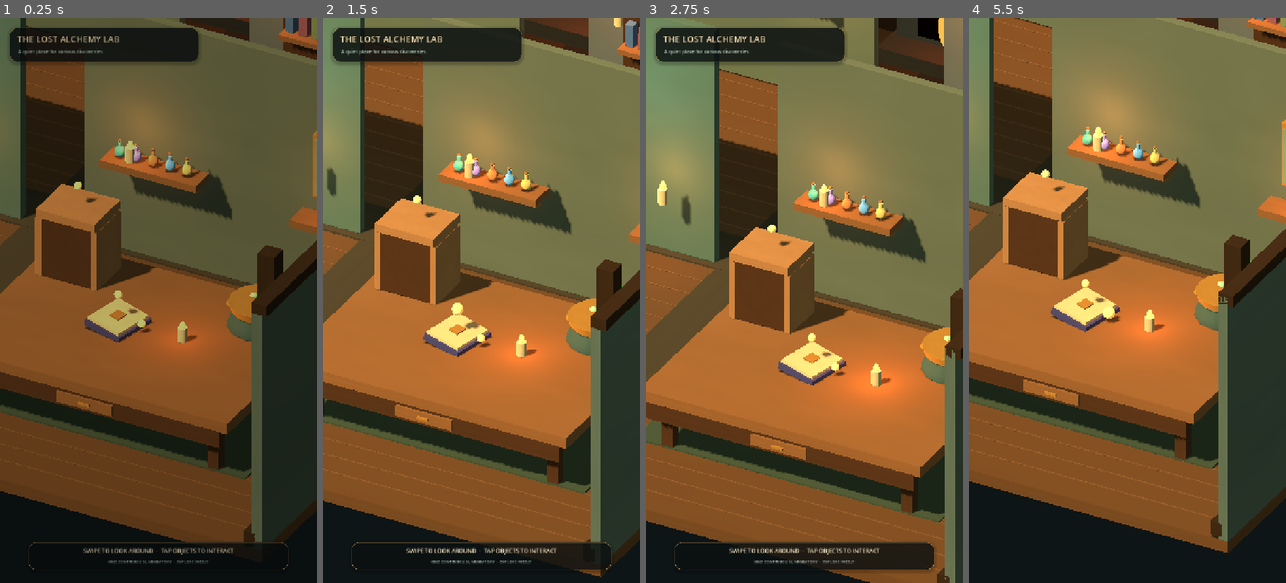
Above: before the commit, frames 1-4 (left to right).
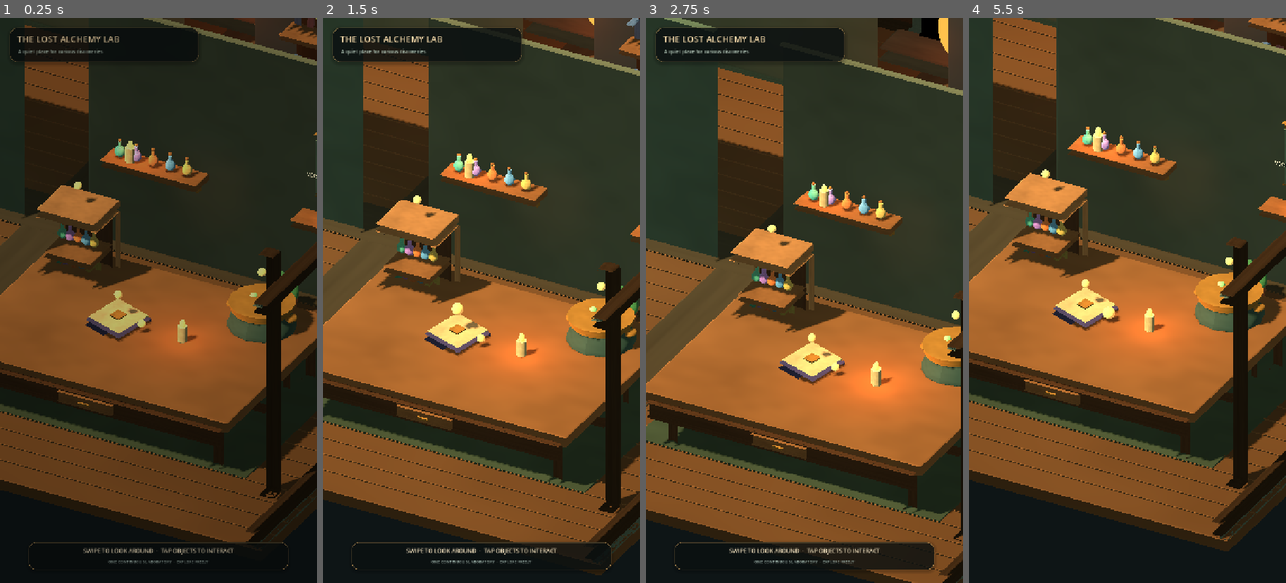
Above: after the commit, the same moments.

Repository: Kryodo/spell-sort-game
Game: Godot game, scene res://scenes/lab_room_prototype.tscn
Same seed, same stepped clock (60 frames per second), same inputs: the game is played once before the commit and once after it.
Inputs (mouse positions are in pixels of both pictures, inside the frame that each line leads up to):
- Up to frame 1 (0.25 s): no input
- Up to frame 2 (1.5 s): move the mouse to (551, 272) at 0.52 s; click (551, 272) at 0.67 s; drag from (418, 328) to (465, 413) at 1.27 s
- Up to frame 3 (2.75 s): tap Enter at 2 s; move the mouse to (836, 176) at 2.02 s; click (836, 176) at 2.17 s
- Up to frame 4 (5.5 s): tap Space at 2.75 s; drag from (1111, 413) to (1032, 215) at 2.77 s; tap Enter at 3.5 s; move the mouse to (1222, 385) at 3.52 s; click (1222, 385) at 3.67 s; click "BEGIN EXPERIMENT" at 4.25 s; click "BACK TO LAB" at 5 s

The runs differ from the first frame. In frame 1, 40% of the frame differs, in the area x 0-100%, y 0-93%; in frame 2, 42%; in frame 3, 43%; in frame 4, 43%, in the area x 0-100%, y 0-95%.

Commit message:
Ground hub props and label Verdant chapter board

Diff:
--- a/scripts/lab_room_prototype.gd
+++ b/scripts/lab_room_prototype.gd
@@ -211,9 +211,39 @@
 	for index in range(4):
 		_add_box("MapRoute_%d" % index, Vector3(0.055, 0.55 - 0.07 * float(index), 0.025), Vector3(1.58 + float(index) * 0.16, 2.93 + 0.10 * sin(float(index)), -2.275), _mat(Color(0.83, 0.69, 0.39)))
 
+	# The map used to be an unlabelled green panel. Add actual readable chapter text
+	# on its front face so the Verdant destination is visible at the hub camera scale.
+	var chapter_tag := Label3D.new()
+	chapter_tag.name = "VerdantChapterTag"
+	chapter_tag.text = "CHAPTER 01"
+	chapter_tag.font_size = 24
+	chapter_tag.pixel_size = 0.0025
+	chapter_tag.horizontal_alignment = HORIZONTAL_ALIGNMENT_CENTER
+	chapter_tag.vertical_alignment = VERTICAL_ALIGNMENT_CENTER
+	chapter_tag.modulate = Color(0.91, 0.78, 0.52)
+	chapter_tag.outline_size = 7
+	chapter_tag.outline_modulate = Color(0.12, 0.16, 0.13)
+	chapter_tag.no_depth_test = true
+	chapter_tag.position = Vector3(1.83, 3.30, -2.23)
+	_spawn_parent.add_child(chapter_tag)
+
+	var chapter_title := Label3D.new()
+	chapter_title.name = "VerdantChapterTitle"
+	chapter_title.text = "VERDANT\\nHOLLOW"
+	chapter_title.font_size = 46
+	chapter_title.pixel_size = 0.0025
+	chapter_title.horizontal_alignment = HORIZONTAL_ALIGNMENT_CENTER
+	chapter_title.vertical_alignment = VERTICAL_ALIGNMENT_CENTER
+	chapter_title.modulate = Color(0.94, 0.90, 0.73)
+	chapter_title.outline_size = 8
+	chapter_title.outline_modulate = Color(0.10, 0.14, 0.11)
+	chapter_title.no_depth_test = true
+	chapter_title.position = Vector3(1.83, 2.83, -2.23)
+	_spawn_parent.add_child(chapter_title)
+
 	# Candles add a little warm life without relying on textures.
 	_add_candle(Vector3(-2.18, 2.38, -2.00))
-	_add_candle(Vector3(0.78, 1.35, 1.55))
+	_add_candle(Vector3(0.78, 1.38, 1.55))
 	_add_candle(Vector3(2.16, 2.22, -2.02))
 
 	# Simple plant silhouettes near the window.
@@ -297,8 +327,9 @@
 		var crate_x := -0.72 + float(crate_index) * 0.72
 		_add_box("IngredientCrate_%d" % crate_index, Vector3(0.54, 0.48, 0.52), Vector3(crate_x, 1.40, 1.50), _mat(Color(0.39, 0.29, 0.18)))
 		_add_box("IngredientCrateBand_%d" % crate_index, Vector3(0.56, 0.07, 0.055), Vector3(crate_x, 1.43, 1.77), brass)
-	_add_candle(Vector3(-2.35, 2.38, -2.00))
-	_add_candle(Vector3(2.32, 2.38, -2.00))
+	# Candles sit on the upper storage shelves, with their bases aligned to the shelf tops.
+	_add_candle(Vector3(-1.65, 3.875, -2.06))
+	_add_candle(Vector3(1.45, 3.875, -2.06))
 
 
 func _build_archive_area() -> void:
@@ -326,7 +357,8 @@
 	_add_cylinder("ArchiveCrystalBase", 0.35, 0.27, 0.22, Vector3(0.70, 1.20, 1.48), brass)
 	var archive_crystal := _add_sphere("ArchiveCrystal", 0.34, Vector3(0.70, 1.58, 1.48), _mat(Color(0.38, 0.78, 0.76), 0.0, 1.1))
 	archive_crystal.scale = Vector3(0.70, 1.35, 0.70)
-	_add_candle(Vector3(-2.40, 2.30, -2.02))
+	# The archive candle rests on the front desk, not in mid-air beside the bookcases.
+	_add_candle(Vector3(-0.95, 1.29, 1.52))
 
 
 func _build_restoration_area() -> void:
@@ -351,7 +383,8 @@
 			var leaf := _add_sphere("HerbLeaf_%d_%d" % [plant_index, leaf_index], 0.21, Vector3(plant_x + cos(angle) * 0.18, 0.62 + 0.08 * float(leaf_index % 2), plant_z + sin(angle) * 0.18), leaf_green if leaf_index % 2 == 0 else leaf_light)
 			leaf.scale = Vector3(0.44, 1.28, 0.36)
 	_add_box("RestorationCrate", Vector3(0.82, 0.70, 0.74), Vector3(2.18, 0.38, 1.30), wood)
-	_add_candle(Vector3(2.52, 1.45, -2.08))
+	# The restoration candle is placed on the crate top.
+	_add_candle(Vector3(2.18, 0.88, 1.30))
 
 
 func _build_main_interactables() -> void:
@@ -507,12 +540,97 @@
 	_flame_lights.append(light)
 
 
+
+func _bevel_samples(half_extent: float, bevel: float) -> PackedFloat32Array:
+	return PackedFloat32Array([
+		-half_extent,
+		-half_extent + bevel,
+		0.0,
+		half_extent - bevel,
+		half_extent
+	])
+
+
+func _rounded_box_mesh(dimensions: Vector3) -> ArrayMesh:
+	var half := dimensions * 0.5
+	var bevel := minf(minf(half.x, minf(half.y, half.z)) * 0.42, 0.14)
+	bevel = maxf(bevel, 0.001)
+	var inner := Vector3(half.x - bevel, half.y - bevel, half.z - bevel)
+
+	# Six subdivided faces share the same rounded edge profile. The extra
+	# boundary samples create broad, soft bevels rather than sharp box corners.
+	var face_centers: Array[Vector3] = [
+		Vector3(half.x, 0.0, 0.0),
+		Vector3(-half.x, 0.0, 0.0),
+		Vector3(0.0, half.y, 0.0),
+		Vector3(0.0, -half.y, 0.0),
+		Vector3(0.0, 0.0, half.z),
+		Vector3(0.0, 0.0, -half.z)
+	]
+	var u_axes: Array[Vector3] = [
+		Vector3.UP, Vector3.FORWARD,
+		Vector3.FORWARD, Vector3.RIGHT,
+		Vector3.RIGHT, Vector3.UP
+	]
+	var v_axes: Array[Vector3] = [
+		Vector3.BACK, Vector3.UP,
+		Vector3.RIGHT, Vector3.BACK,
+		Vector3.UP, Vector3.RIGHT
+	]
+	var u_halves: Array[float] = [half.y, half.z, half.z, half.x, half.x, half.y]
+	var v_halves: Array[float] = [half.z, half.y, half.x, half.z, half.y, half.x]
+
+	var vertices := PackedVector3Array()
+	var normals := PackedVector3Array()
+	var uvs := PackedVector2Array()
+	var indices := PackedInt32Array()
+
+	for face_index in range(6):
+		var u_samples := _bevel_samples(u_halves[face_index], bevel)
+		var v_samples := _bevel_samples(v_halves[face_index], bevel)
+		var face_start := vertices.size()
+
+		for v_index in range(5):
+			for u_index in range(5):
+				var point: Vector3 = face_centers[face_index] + u_axes[face_index] * u_samples[u_index] + v_axes[face_index] * v_samples[v_index]
+				var inner_point := Vector3(
+					clampf(point.x, -inner.x, inner.x),
+					clampf(point.y, -inner.y, inner.y),
+					clampf(point.z, -inner.z, inner.z)
+				)
+				var normal := (point - inner_point).normalized()
+				vertices.append(inner_point + normal * bevel)
+				normals.append(normal)
+				uvs.append(Vector2(float(u_index) / 4.0, float(v_index) / 4.0))
+
+		for v_index in range(4):
+			for u_index in range(4):
+				var a := face_start + v_index * 5 + u_index
+				var b := a + 1
+				var d := a + 5
+				var c := d + 1
+				indices.append(a)
+				indices.append(b)
+				indices.append(c)
+				indices.append(a)
+				indices.append(c)
+				indices.append(d)
+
+	var arrays: Array = []
+	arrays.resize(Mesh.ARRAY_MAX)
+	arrays[Mesh.ARRAY_VERTEX] = vertices
+	arrays[Mesh.ARRAY_NORMAL] = normals
+	arrays[Mesh.ARRAY_TEX_UV] = uvs
+	arrays[Mesh.ARRAY_INDEX] = indices
+	var mesh := ArrayMesh.new()
+	mesh.add_surface_from_arrays(Mesh.PRIMITIVE_TRIANGLES, arrays)
+	return mesh
+
+
 func _add_box(node_name: String, dimensions: Vector3, world_position: Vector3, material: Material) -> MeshInstance3D:
 	var instance := MeshInstance3D.new()
 	instance.name = node_name
-	var mesh := BoxMesh.new()
-	mesh.size = dimensions
-	instance.mesh = mesh
+	instance.mesh = _rounded_box_mesh(dimensions)
 	instance.position = world_position
 	instance.material_override = material
 	_spawn_parent.add_child(instance)
@@ -556,7 +674,7 @@
 	material.set_shader_parameter("metallic_amount", metallic)
 	material.set_shader_parameter("roughness_amount", 0.88)
 	material.set_shader_parameter("grain_scale", 8.0)
-	material.set_shader_parameter("grain_strength", 0.055)
+	material.set_shader_parameter("grain_strength", 0.14)
 	material.set_shader_parameter("emission_color", Color(color.r, color.g, color.b, 1.0))
 	material.set_shader_parameter("emission_strength", emission_strength)
 	return material
